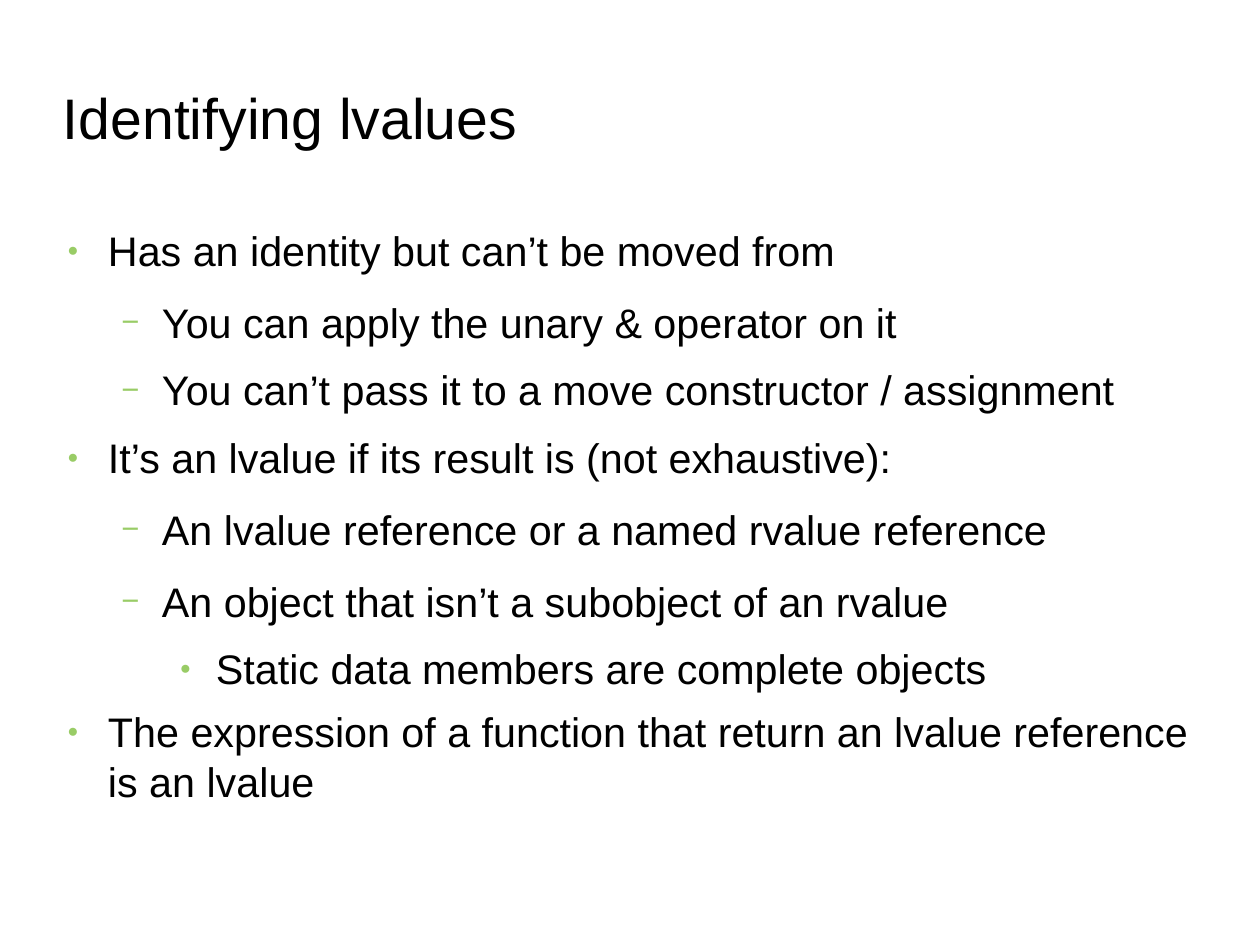
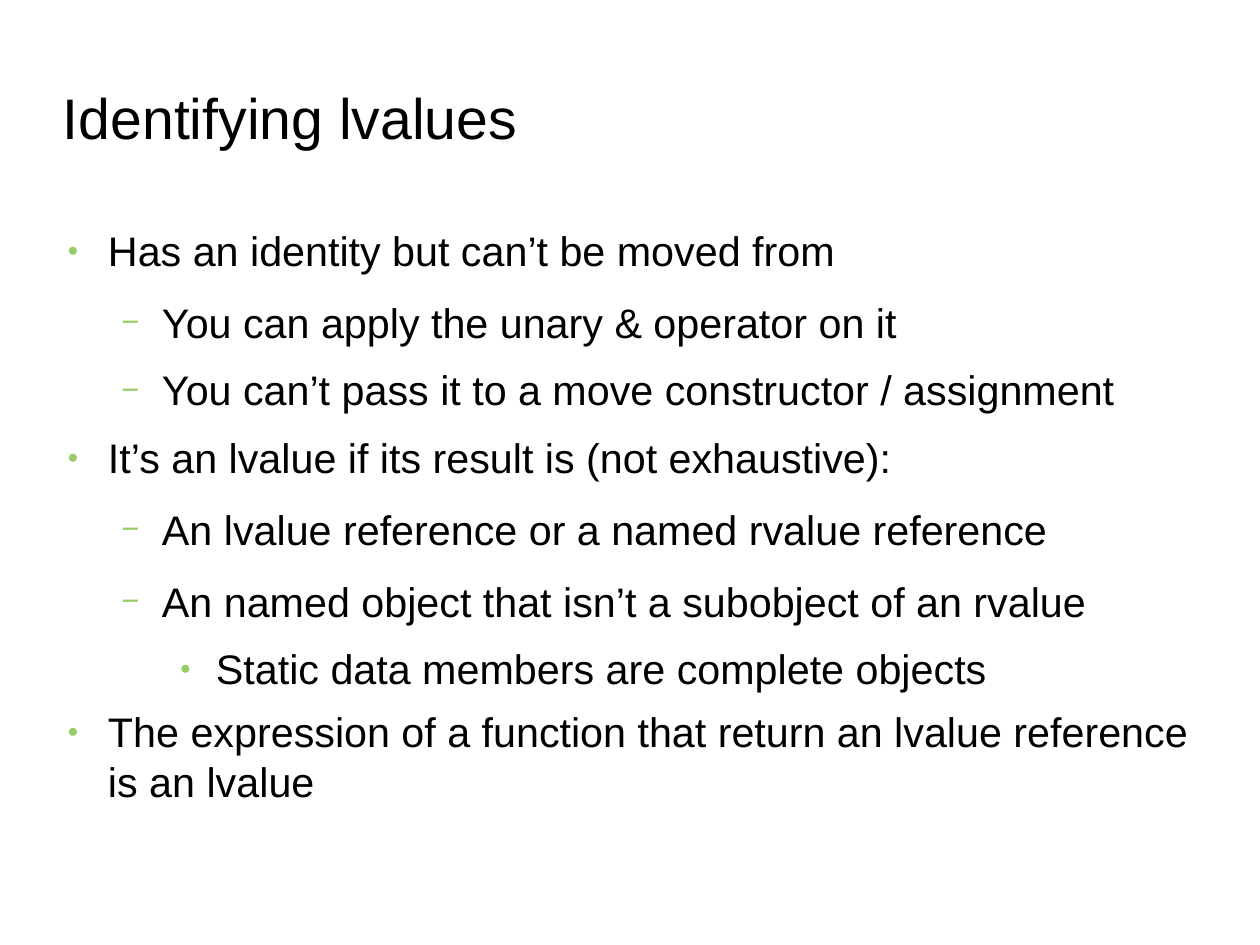
Before and after one commit to FranckRJ/CPP-trainings, a slide deck: slide 11 of traning-move.pt1.odp (slide 10 before the commit). Drawn at 1260x945 pixels with LibreOffice and Linux fonts; fonts in the diff are those of the drawing; background and template pictures are left out. Boxes give left, top, right and bottom in pixels: in the first picture for what was removed or moved away, otherwise in the second. Text is boxed around its words. In the diff, an @@ line names an element or a change of style, - is before the commit and + after.

```diff
--- a/traning-move.pt1.odp
+++ b/traning-move.pt1.odp
@@ text at <box>162,587,1085,625</box>: text changed @@
-  − An object that isn’t a subobject of an rvalue
+  − An named object that isn’t a subobject of an rvalue
```
Also in this commit, not shown: 2 other slides changed, 1 slide added, 2 other files.
